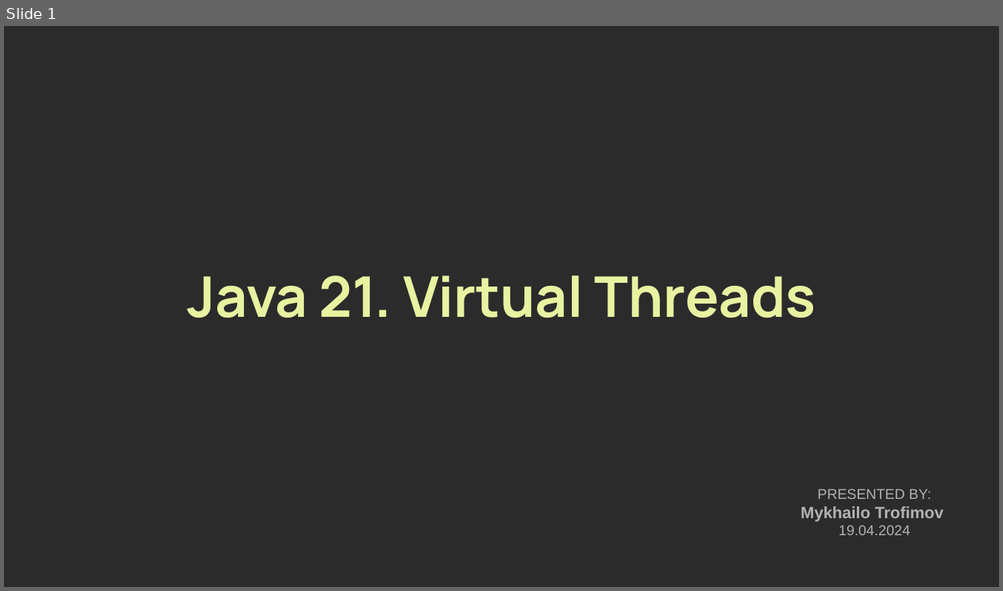
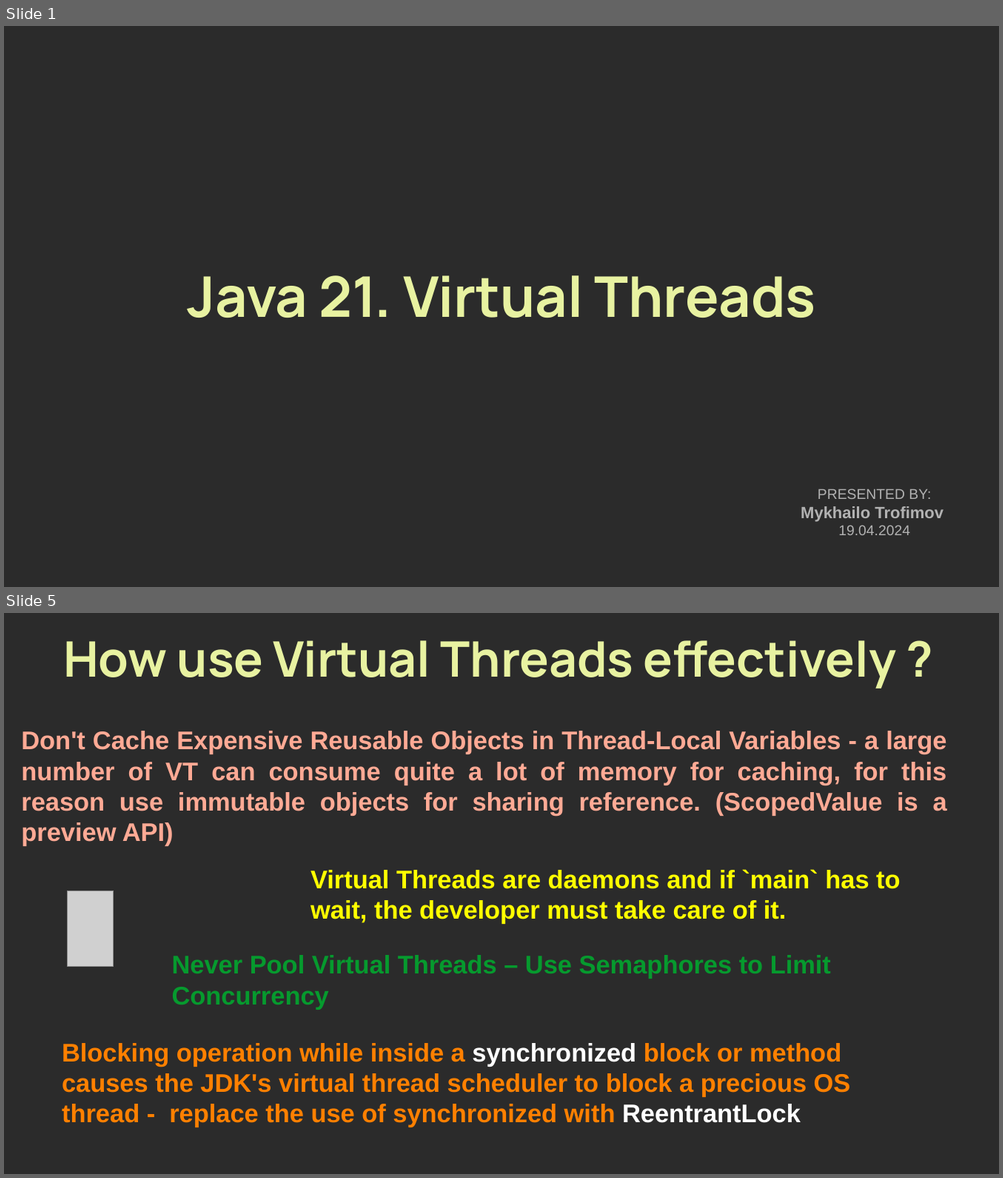
Before and after one commit to TrofimovMishka/java_virtual_threads, a slide deck: presentation/Java21-VirtualThreads.odp. Shown one above the other, each under a label of ours: slide 1 before the commit, slides 1 and 5 after it; the slides between them are not shown. The pictures are 1003x591 and 1003x1178 pixels, drawn with LibreOffice and Linux fonts; fonts in the diff are those of the drawing; grey boxes stand for pictures; background and template pictures are left out; a plain dark background stands for a picture behind light text. Boxes give left, top, right and bottom in pixels: in the first picture for what was removed or moved away, otherwise in the second. Text is boxed around its words. In the diff, an @@ line names an element or a change of style, - is before the commit and + after.

Commit message:
added simple app simulated using virtual threads

```diff
--- a/presentation/Java21-VirtualThreads.odp
+++ b/presentation/Java21-VirtualThreads.odp
@@ slide 5 added at [4, 613, 999, 1174], background picture (left out) @@
@@ title added at [63, 640, 896, 688], 48 pt, text #E8F2A1, bold @@
+How use Virtual Threads effectively ?
@@ text added at [21, 731, 947, 846], 25 pt, text #FFAA95, bold @@
+Don't Cache Expensive Reusable Objects in Thread-Local Variables - a large number of VT can consume quite a lot of memory for caching, for this reason use immutable objects for sharing reference. (ScopedValue is a preview API)
@@ text added at [310, 869, 899, 923], 25 pt, text #FFFF00, bold @@
+Virtual Threads are daemons and if `main` has to wait, the developer must take care of it.
@@ picture added at [68, 891, 114, 966] @@
@@ text added at [172, 955, 831, 1009], 25 pt, text #069A2E, bold @@
+Never Pool Virtual Threads – Use Semaphores to Limit Concurrency
@@ text added at [62, 1043, 851, 1127], 25 pt, text #FF8000, bold @@
+Blocking operation while inside a synchronized block or method causes the JDK's virtual thread scheduler to block a precious OS thread - replace the use of synchronized with ReentrantLock
```
Also in this commit, not shown: 5 other slides added, 1 slide removed, 15 other files.
